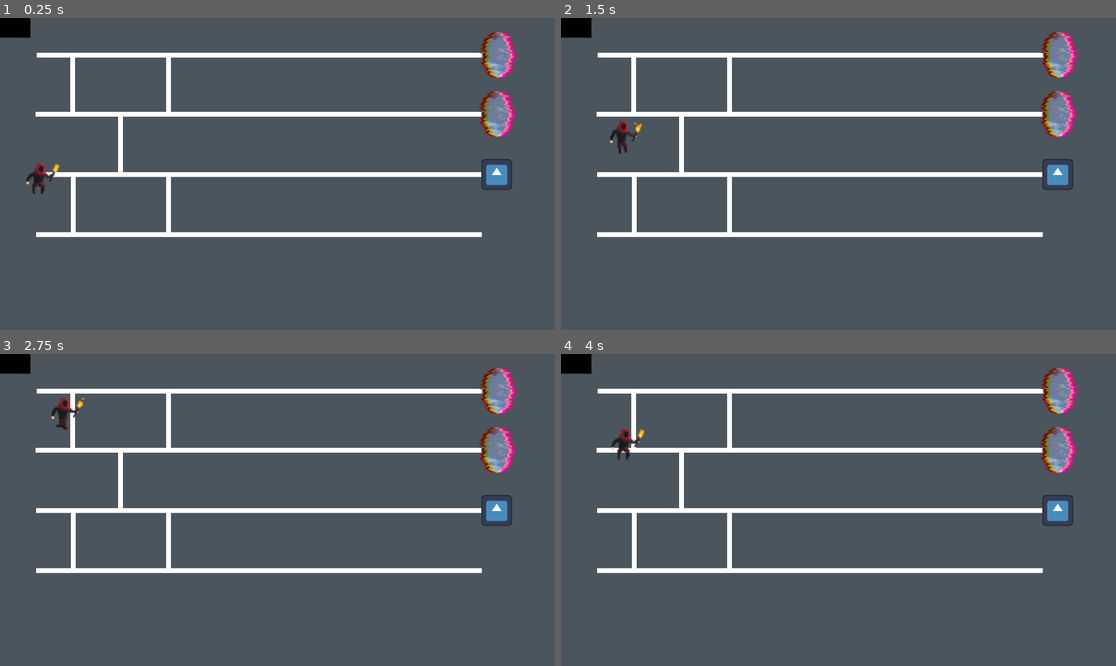
Above: before the commit, frames 1-4 (two rows, left to right).
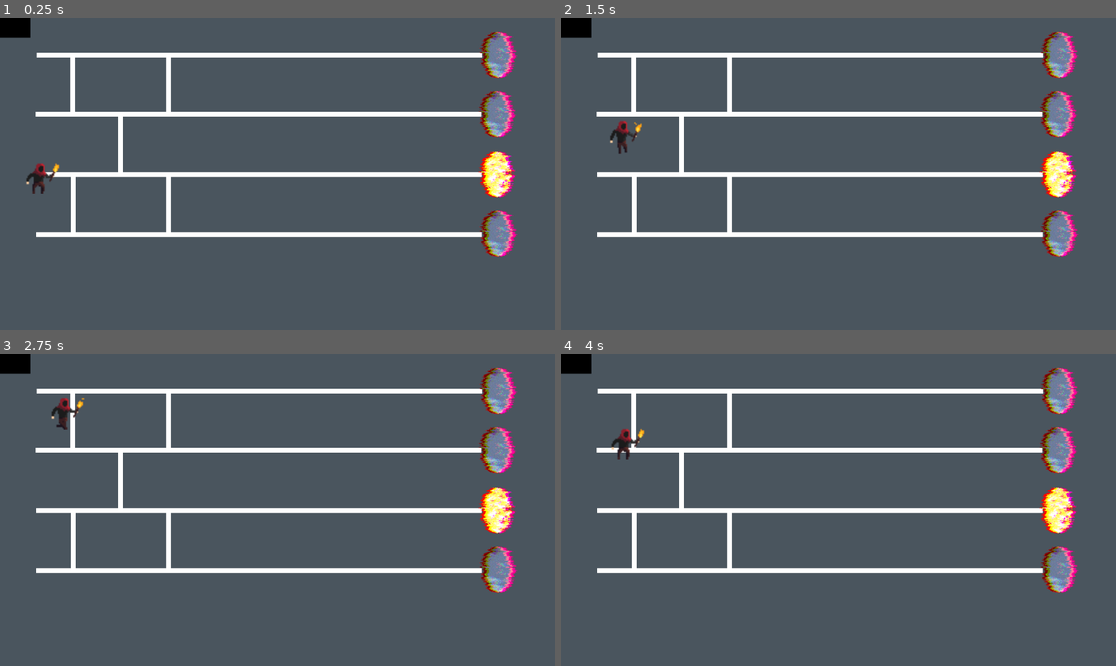
Above: after the commit, the same moments.

Repository: vescito/gae_void
Game: Godot game, scene res://main_scene.tscn
The game is run twice, just before and just after one commit, with the same random seed, the same clock (stepped at 60 frames per second) and the same inputs. The engine's default icon, where the game draws it, is replaced by a stand-in: a white triangle on a blue panel in a dark square. Video files are missing from this copy of the repository; at most half a second of black plays in their place.
Inputs (mouse positions are in pixels of both pictures, inside the frame that each line leads up to):
- Up to frame 1 (0.25 s): no input
- Up to frame 2 (1.5 s): move the mouse to (821, 55) at 0.52 s; click (821, 55) at 0.67 s; move the mouse to (821, 114) at 1.27 s; click (821, 114) at 1.42 s
- Up to frame 3 (2.75 s): move the mouse to (260, 510) at 2.02 s; click (260, 510) at 2.17 s
- Up to frame 4 (4 s): move the mouse to (821, 569) at 2.77 s; click (821, 569) at 2.92 s; move the mouse to (1005, 556) at 3.52 s; click (1005, 556) at 3.67 s

The runs differ from the first frame. In frame 1, 1.5% of the frame differs, in the area x 86-94%, y 42-77%; in frame 2, 1.5%; in frame 3, 1.5%; in frame 4, 1.5%.

Commit message:
Cant find a more suitable asset for the good #portal

Diff:
--- a/main_scene.tscn
+++ b/main_scene.tscn
@@ -7,6 +7,7 @@
 [ext_resource type="VideoStream" path="res://Assets/BACKGROUND-LOOP-DARK-FOREST.ogv" id="2_an6gh"]
 [ext_resource type="AudioStream" uid="uid://bnkyggm6catcl" path="res://SFX/Distant Screams Music Pack - Tiny Pack/5_Threat_1_Master.mp3" id="3_5sas1"]
 [ext_resource type="SpriteFrames" uid="uid://def6lpf4xhrgf" path="res://Assets/Animations/Animations.tres" id="4_80jq1"]
+[ext_resource type="Texture2D" uid="uid://byovfeq8lkcra" path="res://Assets/Glitch Portals/V1 (256X256)/1_000.png" id="6_67o1n"]
 
 [sub_resource type="CircleShape2D" id="CircleShape2D_mfe7w"]
 
@@ -14,8 +15,6 @@
 
 [sub_resource type="RectangleShape2D" id="RectangleShape2D_774y4"]
 size = Vector2(925, 20)
-
-[sub_resource type="SpriteFrames" id="SpriteFrames_tjknt"]
 
 [sub_resource type="RectangleShape2D" id="RectangleShape2D_0372o"]
 size = Vector2(64, 64)
@@ -106,7 +105,7 @@
 scale = Vector2(0.4, 0.4)
 sprite_frames = ExtResource("4_80jq1")
 animation = &"void"
-frame_progress = 0.232268
+frame_progress = 0.542518
 speed_scale = 2.5
 
 [node name="Area2D_1" type="Area2D" parent="Main Lines/Line2D_1"]
@@ -153,8 +152,8 @@
 shape = SubResource("RectangleShape2D_k68mm")
 
 [node name="FinishSprite" type="Sprite2D" parent="Main Lines/Line2D_3/Finish_3"]
-scale = Vector2(0.5, 0.5)
-texture = ExtResource("1_0h7x3")
+scale = Vector2(0.4, 0.4)
+texture = ExtResource("6_67o1n")
 
 [node name="Area2D_3" type="Area2D" parent="Main Lines/Line2D_3"]
 position = Vector2(0, 250)
@@ -177,7 +176,8 @@
 [node name="Void4" type="AnimatedSprite2D" parent="Main Lines/Line2D_4/Finish_4"]
 position = Vector2(1, 1)
 scale = Vector2(0.4, 0.4)
-sprite_frames = SubResource("SpriteFrames_tjknt")
+sprite_frames = ExtResource("4_80jq1")
+animation = &"void"
 speed_scale = 2.5
 
 [node name="Area2D_4" type="Area2D" parent="Main Lines/Line2D_4"]
@@ -296,7 +296,7 @@
 scale = Vector2(2.5, 2.5)
 sprite_frames = ExtResource("4_80jq1")
 animation = &"death"
-frame_progress = 0.54895
+frame_progress = 0.672843
 
 [connection signal="turn" from="." to="CharacterBody2D" method="_on_main_scene_turn"]
 [connection signal="body_entered" from="Main Lines/Crossing4" to="Main Lines/Crossing4" method="_on_crossing_body_entered"]
